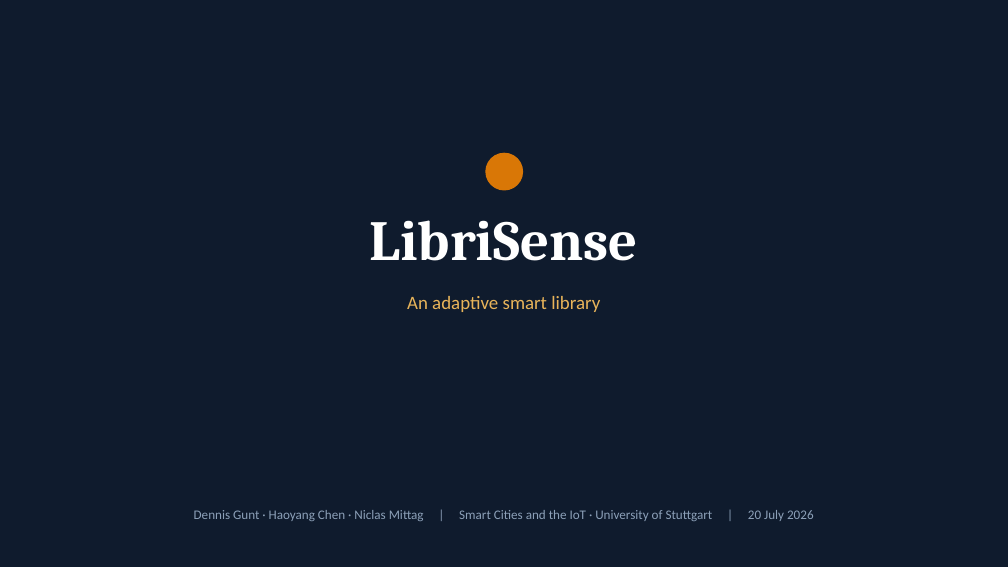
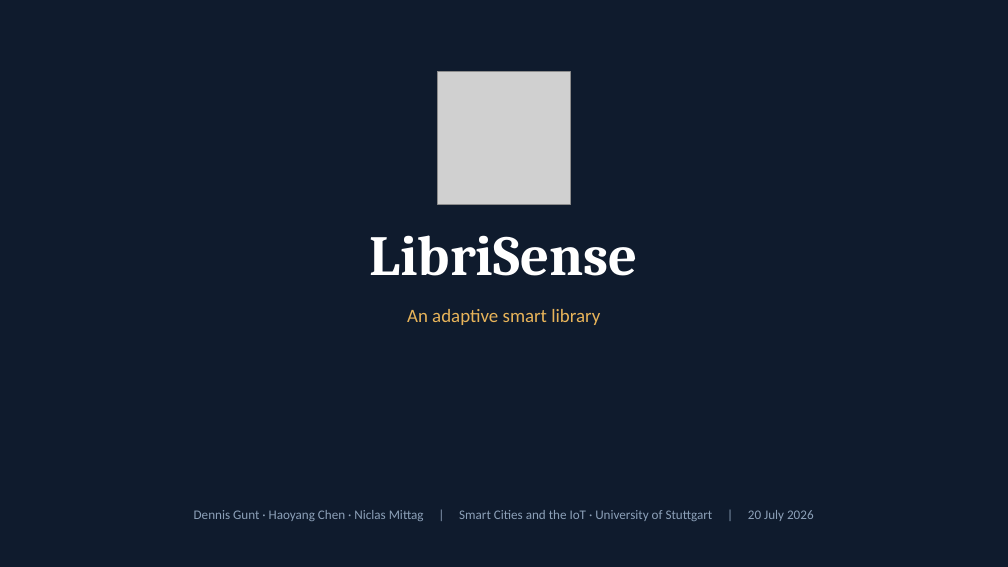
Before and after one commit to Dennis1911/librisense-smart-library, a slide deck: slide 1 of docs/presentation/LibriSense_Demo.pptx. Drawn at 1008x567 pixels with LibreOffice and Linux fonts; fonts in the diff are those of the drawing; grey boxes stand for pictures. Boxes give left, top, right and bottom in pixels: in the first picture for what was removed or moved away, otherwise in the second. Text is boxed around its words. In the diff, an @@ line names an element or a change of style, - is before the commit and + after.

```diff
--- a/docs/presentation/LibriSense_Demo.pptx
+++ b/docs/presentation/LibriSense_Demo.pptx
@@ picture added at [438, 72, 570, 204] @@
@@ ellipse removed at [485, 153, 523, 191] @@
@@ text "LibriSense": place and size @@
-text "LibriSense" at [370, 220, 638, 261]
+text "LibriSense" at [370, 235, 638, 276]
@@ text "An adaptive smart library": place and size @@
-text "An adaptive smart library" at [407, 296, 600, 312]
+text "An adaptive smart library" at [407, 309, 600, 325]
```
Also in this commit, not shown: 1 slide added, 1 slide removed, 4 other files.
